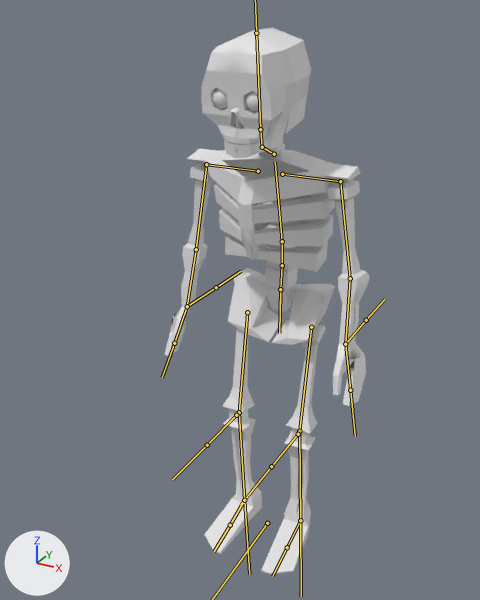
Before and after pictures for a commit that changed the FBX model Assets/Art/Objects/Enemy/skeleton/skeleton_model.fbx.
The view is the same before and after, from a 50 mm lens placed at (1.4, -2.87, 2.93), pointed at (-0.05, -0.22, 1.6). Lighting does not change. The marker at lower left points along +X, +Y and +Z. Both versions are drawn at frame 8 of the action 'Armature|Walk'; the numbers are the values there. The bones that bend it are drawn over the model as lines.

The first picture shows 'Skeleton'.
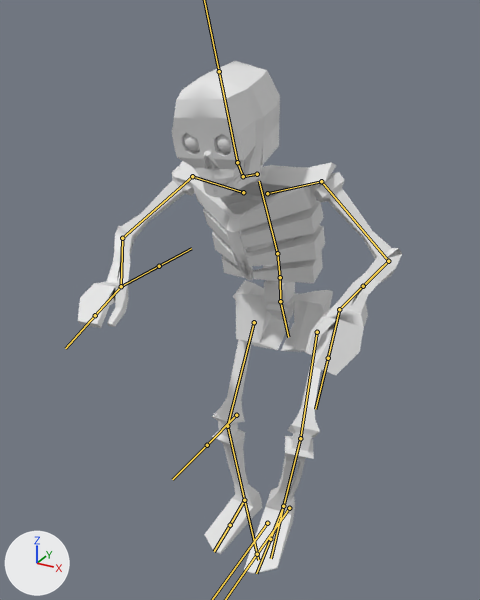
Boxes [x1, y1, x2, y2] around the edits, measured in the pictures (480 x 600 px):
'Skeleton', posed (57% wider, 6% shorter)
    before: [164, 27, 370, 575]
    after: [78, 61, 402, 574]
bone 'Hips', root to tip
    before: (280, 289) to (280, 318)
    after: (280, 301) to (286, 325)
bone 'Spine_01', root to tip
    before: (280, 289) to (282, 265)
    after: (280, 301) to (280, 277)
bone 'Spine_03', root to tip
    before: (282, 241) to (275, 162)
    after: (277, 253) to (259, 181)
bone 'Neck_01', root to tip
    before: (274, 154) to (262, 147)
    after: (257, 174) to (243, 176)
bone 'Head', root to tip
    before: (260, 129) to (256, 33)
    after: (237, 162) to (219, 71)
bone 'Shoulder.L', root to tip
    before: (282, 174) to (340, 181)
    after: (267, 193) to (321, 181)
bone 'Arm.L', root to tip
    before: (340, 181) to (350, 278)
    after: (321, 181) to (388, 261)
bone 'Elbow.L', root to tip
    before: (350, 278) to (345, 344)
    after: (388, 261) to (339, 309)
bone 'Hand.L', root to tip
    before: (345, 344) to (350, 390)
    after: (339, 309) to (328, 358)
bone 'Shoulder.R', root to tip
    before: (258, 171) to (206, 164)
    after: (243, 192) to (192, 176)
bone 'Arm.R', root to tip
    before: (206, 164) to (196, 249)
    after: (192, 176) to (122, 238)
bone 'Elbow.R', root to tip
    before: (196, 249) to (187, 306)
    after: (122, 238) to (121, 286)
bone 'Hand.R', root to tip
    before: (187, 306) to (174, 343)
    after: (121, 286) to (95, 315)
bone 'Leg.L', root to tip
    before: (311, 327) to (299, 431)
    after: (317, 332) to (300, 438)
bone 'Knee.L', root to tip
    before: (299, 431) to (300, 520)
    after: (300, 438) to (283, 506)
bone 'Foot.L', root to tip
    before: (300, 520) to (287, 547)
    after: (283, 506) to (270, 539)
bone 'Leg.R', root to tip
    before: (247, 312) to (239, 412)
    after: (254, 322) to (227, 426)
bone 'Knee.R', root to tip
    before: (239, 412) to (244, 500)
    after: (227, 426) to (244, 500)

Edits to the bpy script that builds the scene:
```text
Change bone_hips:
    where bone_hips = bpy.data.objects['Armature'].pose.bones['Hips']  # child of 'Root'
    bone_hips.location: (0.0, -0.03, 0.0) -> (0.0, 0.21, 0.0)
    bone_hips.rotation_quaternion: (1.0, 0.0, 0.0, 0.0) -> (0.987, -0.042, 0.007, 0.157)  # degrees (0, 0, 0) -> degrees (-5, 1, 18)
Change bone_spine_01:
    where bone_spine_01 = bpy.data.objects['Armature'].pose.bones['Spine_01']  # child of 'Hips'
    bone_spine_01.rotation_quaternion: (0.992, 0.126, 0.0, 0.0) -> (0.96, 0.28, 0.0, 0.0)  # degrees (14, 0, 0) -> degrees (33, 0, 0)
Change bone_spine_03:
    where bone_spine_03 = bpy.data.objects['Armature'].pose.bones['Spine_03']  # child of 'Spine_02'
    bone_spine_03.rotation_quaternion: (1.0, 0.007, -0.001, 0.0) -> (0.999, -0.055, -0.001, 0.0)  # degrees (1, 0, 0) -> degrees (-6, 0, 0)
Change bone_neck_01:
    where bone_neck_01 = bpy.data.objects['Armature'].pose.bones['Neck_01']  # child of 'Spine_03'
    bone_neck_01.rotation_quaternion: (0.992, -0.124, 0.035, -0.008) -> (0.979, -0.202, 0.035, -0.011)  # degrees (-14, 4, -1) -> degrees (-23, 4, -2)
Change bone_head:
    where bone_head = bpy.data.objects['Armature'].pose.bones['Head']  # child of 'Neck_02'
    bone_head.rotation_quaternion: (0.999, 0.034, 0.0, 0.001) -> (0.993, 0.12, 0.002, 0.002)  # degrees (4, 0, 0) -> degrees (14, 0, 0)
Change bone_shoulder_l:
    where bone_shoulder_l = bpy.data.objects['Armature'].pose.bones['Shoulder.L']  # child of 'Spine_03'
    bone_shoulder_l.rotation_quaternion: (1.0, 0.0, 0.0, 0.0) -> (0.985, 0.043, -0.119, 0.114)  # degrees (0, 0, 0) -> degrees (3, -14, 13)
Change bone_arm_l:
    where bone_arm_l = bpy.data.objects['Armature'].pose.bones['Arm.L']  # child of 'Shoulder.L'
    bone_arm_l.rotation_quaternion: (0.971, -0.124, -0.022, -0.201) -> (0.924, -0.269, -0.263, 0.067)  # degrees (-14, -5, -23) -> degrees (-37, -27, 17)
Change bone_elbow_l:
    where bone_elbow_l = bpy.data.objects['Armature'].pose.bones['Elbow.L']  # child of 'Arm.L'
    bone_elbow_l.rotation_quaternion: (0.991, -0.124, 0.0, -0.04) -> (0.736, -0.673, -0.006, 0.08)  # degrees (-14, -1, -5) -> degrees (-85, 6, 7)
Change bone_hand_l:
    where bone_hand_l = bpy.data.objects['Armature'].pose.bones['Hand.L']  # child of 'Elbow.L'
    bone_hand_l.rotation_quaternion: (1.0, 0.0, 0.0, 0.0) -> (0.959, 0.252, 0.13, 0.006)  # degrees (0, 0, 0) -> degrees (30, 14, 5)
Change bone_shoulder_r:
    where bone_shoulder_r = bpy.data.objects['Armature'].pose.bones['Shoulder.R']  # child of 'Spine_03'
    bone_shoulder_r.rotation_quaternion: (1.0, 0.0, 0.0, 0.0) -> (0.985, 0.043, 0.119, -0.114)  # degrees (0, 0, 0) -> degrees (3, 14, -13)
Change bone_arm_r:
    where bone_arm_r = bpy.data.objects['Armature'].pose.bones['Arm.R']  # child of 'Shoulder.R'
    bone_arm_r.rotation_quaternion: (0.969, -0.136, 0.02, 0.206) -> (0.726, -0.384, 0.437, -0.367)  # degrees (-15, 5, 23) -> degrees (-70, 21, -68)
Change bone_elbow_r:
    where bone_elbow_r = bpy.data.objects['Armature'].pose.bones['Elbow.R']  # child of 'Arm.R'
    bone_elbow_r.rotation_quaternion: (0.994, -0.103, 0.0, 0.035) -> (0.841, -0.449, 0.011, -0.302)  # degrees (-12, 0, 4) -> degrees (-52, -15, -32)
Change bone_hand_r:
    where bone_hand_r = bpy.data.objects['Armature'].pose.bones['Hand.R']  # child of 'Elbow.R'
    bone_hand_r.rotation_quaternion: (1.0, 0.0, 0.0, 0.0) -> (0.959, 0.252, -0.131, -0.007)  # degrees (0, 0, 0) -> degrees (30, -14, -5)
Change bone_leg_l:
    where bone_leg_l = bpy.data.objects['Armature'].pose.bones['Leg.L']  # child of 'Hips'
    bone_leg_l.rotation_quaternion: (1.0, 0.0, 0.0, -0.02) -> (0.838, -0.024, 0.206, 0.504)  # degrees (0, 0, -2) -> degrees (10, 22, 64)
Change bone_knee_l:
    where bone_knee_l = bpy.data.objects['Armature'].pose.bones['Knee.L']  # child of 'Leg.L'
    bone_knee_l.rotation_quaternion: (0.999, 0.0, 0.0, 0.038) -> (0.882, 0.0, 0.0, -0.47)  # degrees (0, 0, 4) -> degrees (0, 0, -56)
Change bone_foot_l:
    where bone_foot_l = bpy.data.objects['Armature'].pose.bones['Foot.L']  # child of 'Knee.L'
    bone_foot_l.rotation_quaternion: (1.0, 0.0, 0.0, -0.018) -> (0.981, -0.119, -0.147, -0.049)  # degrees (0, 0, -2) -> degrees (-13, -17, -4)
Change bone_leg_r:
    where bone_leg_r = bpy.data.objects['Armature'].pose.bones['Leg.R']  # child of 'Hips'
    bone_leg_r.rotation_quaternion: (1.0, 0.0, 0.0, 0.02) -> (0.956, 0.051, -0.02, -0.287)  # degrees (0, 0, 2) -> degrees (6, -1, -33)
Change bone_knee_r:
    where bone_knee_r = bpy.data.objects['Armature'].pose.bones['Knee.R']  # child of 'Leg.R'
    bone_knee_r.rotation_quaternion: (0.999, 0.0, 0.0, -0.038) -> (0.979, 0.0, 0.0, 0.203)  # degrees (0, 0, -4) -> degrees (0, 0, 23)
Change bone_foot_r:
    where bone_foot_r = bpy.data.objects['Armature'].pose.bones['Foot.R']  # child of 'Knee.R'
    bone_foot_r.rotation_quaternion: (1.0, 0.0, 0.0, 0.018) -> (0.997, -0.029, 0.006, -0.072)  # degrees (0, 0, 2) -> degrees (-3, 0, -8)
```
